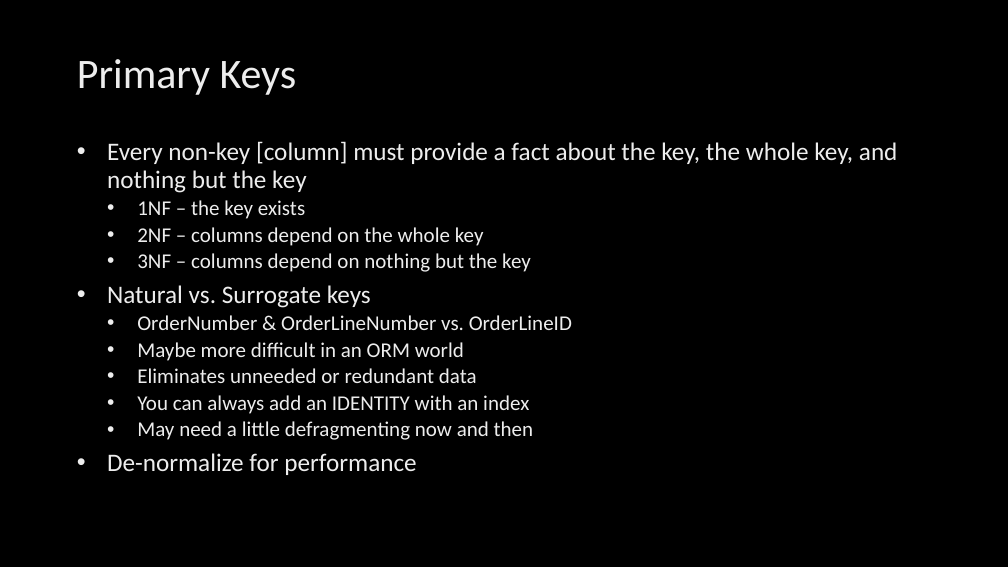
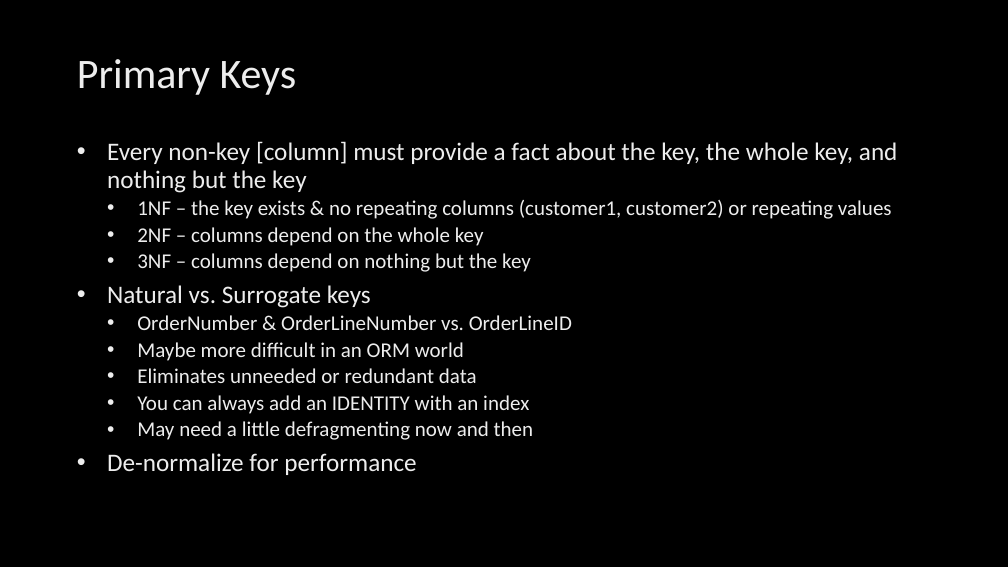
Before and after one commit to billgraziano/kcdc2018, a slide deck: slide 15 of ppt/4. Design Tips/Design Tips.pptx. Drawn at 1008x567 pixels with LibreOffice and Linux fonts; fonts in the diff are those of the drawing; background and template pictures are left out. Boxes give left, top, right and bottom in pixels: in the first picture for what was removed or moved away, otherwise in the second. Text is boxed around its words. In the diff, an @@ line names an element or a change of style, - is before the commit and + after.

```diff
--- a/ppt/4. Design Tips/Design Tips.pptx
+++ b/ppt/4. Design Tips/Design Tips.pptx
@@ text at [137,200,892,219]: text changed @@
-  • 1NF – the key exists
+  • 1NF – the key exists & no repeating columns (customer1, customer2) or repeating values
```
Also in this commit, not shown: 7 other slides changed, 1 slide removed, 13 other files.
